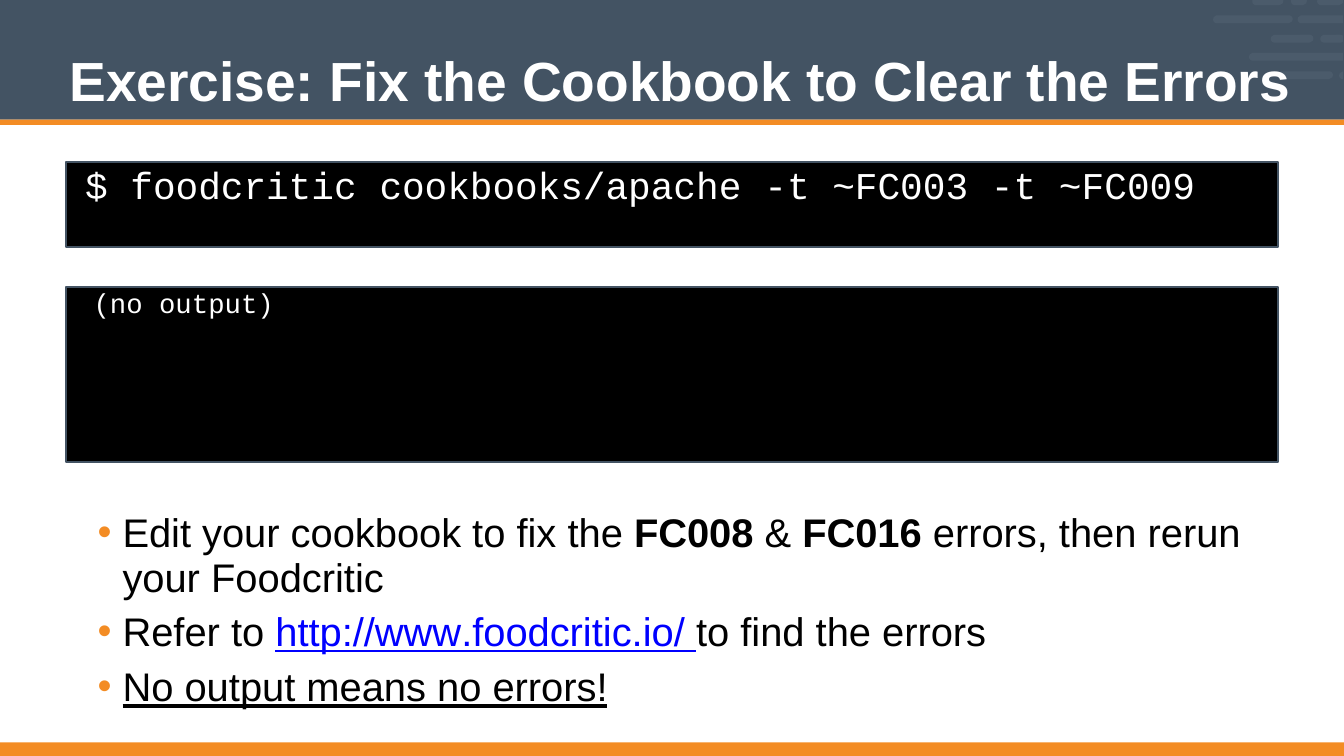
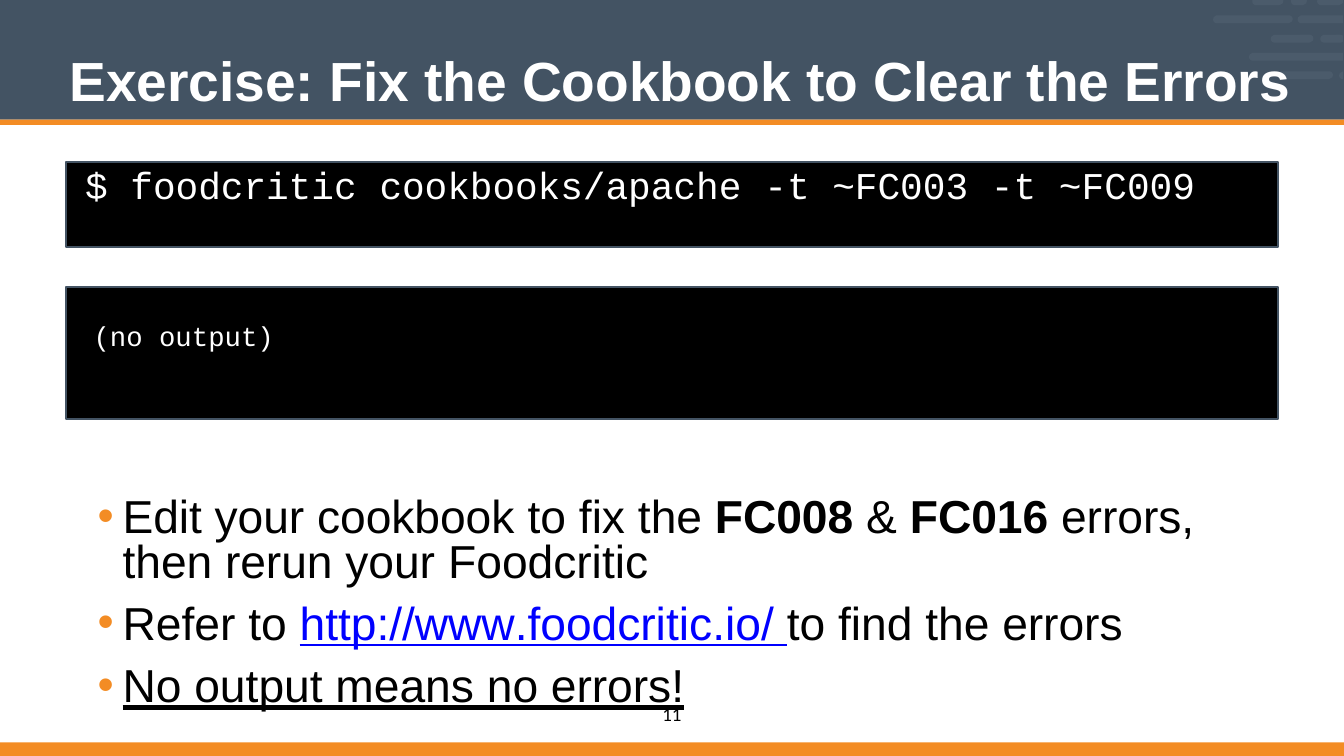
Before and after one commit to vinyar/chef-intermediate, a slide deck: slide 11 of Modules/10-Chef_Intermediate.pptx. Drawn at 1344x756 pixels with LibreOffice and Linux fonts; fonts in the diff are those of the drawing. Boxes give left, top, right and bottom in pixels: in the first picture for what was removed or moved away, otherwise in the second. Text is boxed around its words. In the diff, an @@ line names an element or a change of style, - is before the commit and + after.

```diff
--- a/Modules/10-Chef_Intermediate.pptx
+++ b/Modules/10-Chef_Intermediate.pptx
@@ rectangle "(no output)": place and size @@
-rectangle "(no output)" at [67,286,1278,462]
+rectangle "(no output)" at [67,286,1278,419]
@@ text "Edit your cookbook to fix ...": place and size @@
-text "Edit your cookbook to fix ..." at [123,518,1241,710]
+text "Edit your cookbook to fix ..." at [123,499,1194,712]
@@ text "Edit your cookbook to fix ..." at [123,499,1194,712]: size 38 to 44 pt @@
@@ page number added at [662,706,681,721], 18 pt, text #000000 @@
+11
```
Also in this commit, not shown: 13 other slides changed.
